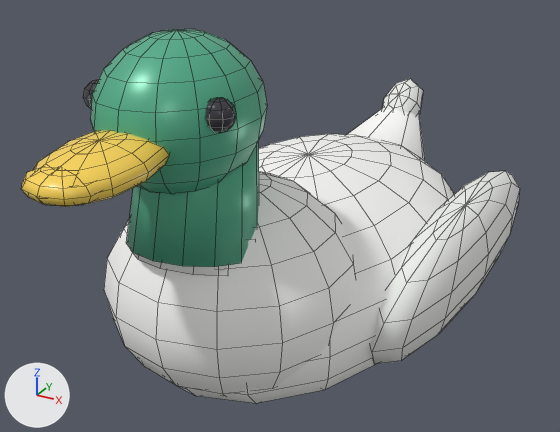
The FBX model Assets/GRIDROAM/Resources/OurWorldLife/OW_PondDuck.fbx, before and after one commit.
Rendered twice from a camera (50 mm lens) standing at (0.411, -0.82, 0.588) and looking at (-0.015, -0.045, 0.201). The axes (+X, +Y, +Z) are drawn at lower left. The lights are the same throughout. The picture after the commit comes second. Mesh edges are drawn as thin lines.

The scene before the commit, as lines of its bpy script (objects in view):
```python
me_ow_pondduck_mesh = bpy.data.meshes.new('OW_PondDuck_Mesh')
me_ow_pondduck_mesh.from_pydata(...)  # 946 vertices, 1008 faces; spans x -0.237..0.237, y -0.443..0.378, z 0.01..0.464
# faces by material slot: [344, 240, 156, 16, 156, 96]
me_ow_pondduck_mesh.materials.append(mat_ow_duckwhite)  # white #fafaf8
me_ow_pondduck_mesh.materials.append(mat_ow_duckwing)  # white #ecedea
me_ow_pondduck_mesh.materials.append(mat_ow_duckemerald)  # green #55b18e
me_ow_pondduck_mesh.materials.append(mat_ow_duckcollar)  # white #fdfdfc
me_ow_pondduck_mesh.materials.append(mat_ow_duckbill)  # yellow #fdd759
me_ow_pondduck_mesh.materials.append(mat_ow_eyedark)  # dark grey #38383f
ob_pondduck = bpy.data.objects.new('PondDuck', me_ow_pondduck_mesh)
ob_pondduck.location = (0.0, 0.0, 0.0)
```
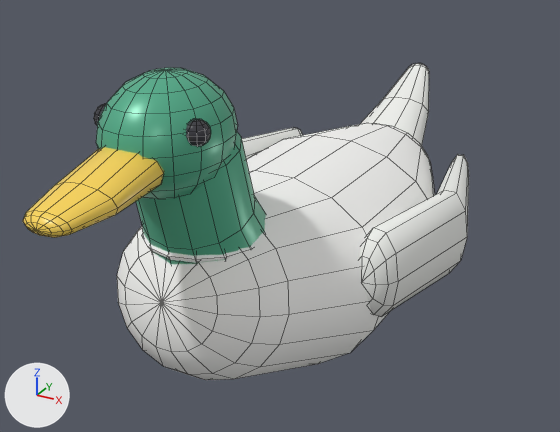
Changed parts and their boxes (x1, y1, x2, y2) in the pictures (560 x 432 px):
'PondDuck', reshaped (11% narrower, 15% shorter)
    before: (21, 29, 520, 403)
    after: (23, 63, 469, 380)
part 1 of me_ow_pondduck_mesh, added
    after: (142, 234, 237, 263)
part 2 of me_ow_pondduck_mesh, added (green)
    after: (96, 68, 238, 199)
part 3 of me_ow_pondduck_mesh, added (mostly hidden)
    after: (94, 104, 106, 125)
part 4 of me_ow_pondduck_mesh, added
    after: (186, 119, 211, 147)
part 5 of me_ow_pondduck_mesh, rebuilt
    before: (179, 134, 454, 403)
    after: (117, 123, 435, 380)
part 6 of me_ow_pondduck_mesh, rebuilt (not visible before)
    after: (242, 127, 303, 159)
part 7 of me_ow_pondduck_mesh, rebuilt (19% taller)
    before: (34, 130, 169, 206)
    after: (23, 147, 164, 238)
part 8 of me_ow_pondduck_mesh, rebuilt (27% narrower, 16% shorter)
    before: (370, 171, 520, 364)
    after: (360, 155, 469, 317)
part 9 of me_ow_pondduck_mesh, rebuilt
    before: (126, 140, 259, 267)
    after: (136, 132, 266, 264)
part 10 of me_ow_pondduck_mesh, rebuilt
    before: (347, 108, 425, 161)
    after: (360, 63, 429, 146)
part 11 of me_ow_pondduck_mesh, deleted (yellow)
    before: (21, 167, 99, 207)
part 12 of me_ow_pondduck_mesh, deleted
    before: (382, 78, 423, 115)
part 13 of me_ow_pondduck_mesh, deleted
    before: (83, 80, 98, 109)
part 14 of me_ow_pondduck_mesh, deleted
    before: (205, 98, 236, 133)
part 15 of me_ow_pondduck_mesh, deleted
    before: (133, 239, 255, 276)
part 16 of me_ow_pondduck_mesh, deleted
    before: (90, 29, 355, 396)

The change, as a diff of the scene's bpy script:
```diff
--- a/Assets/GRIDROAM/Resources/OurWorldLife/OW_PondDuck.fbx.py
+++ b/Assets/GRIDROAM/Resources/OurWorldLife/OW_PondDuck.fbx.py
@@ me_ow_pondduck_mesh @@
-me_ow_pondduck_mesh.from_pydata(...)  # 946 vertices, 1008 faces; spans x -0.237..0.237, y -0.443..0.378, z 0.01..0.464
+me_ow_pondduck_mesh.from_pydata(...)  # 938 vertices, 1042 faces; spans x -0.198..0.198, y -0.448..0.411, z 0.038..0.433
+# me_ow_pondduck_mesh part 1: a new loose piece, a UV sphere (14 segments, 8 rings, poles along z) spanning x -0.062..0.062, y -0.294..-0.162, z 0.24..0.276, in mat_ow_duckcollar (white #fdfdfc)
+# me_ow_pondduck_mesh part 2: a new loose piece, a UV sphere (16 segments, 10 rings, poles along z) spanning x -0.058..0.058, y -0.352..-0.208, z 0.317..0.433, in mat_ow_duckemerald (green #55b18e)
+# me_ow_pondduck_mesh part 3: a new loose piece, a UV sphere (10 segments, 8 rings, poles along z) spanning x -0.059..-0.037, y -0.318..-0.292, z 0.378..0.402, in mat_ow_eyedark (dark grey #38383f)
+# me_ow_pondduck_mesh part 4: a new loose piece, a UV sphere (10 segments, 8 rings, poles along z) spanning x 0.037..0.059, y -0.318..-0.292, z 0.378..0.402, in mat_ow_eyedark (dark grey #38383f)
+# me_ow_pondduck_mesh part 5: the loose piece of 178 vertices spanning x -0.19..0.19, y -0.3..0.3, z 0.01..0.27 is rebuilt with 146 vertices and now spans x -0.152..0.152, y -0.309..0.298, z 0.038..0.285
+# me_ow_pondduck_mesh part 6: the loose piece of 86 vertices spanning x -0.237..-0.133, y -0.166..0.206, z 0.072..0.248 is rebuilt with 72 vertices and now spans x -0.198..-0.111, y -0.129..0.236, z 0.13..0.24
+# me_ow_pondduck_mesh part 7: the loose piece of 86 vertices spanning x -0.046..0.046, y -0.442..-0.298, z 0.355..0.395 is rebuilt with 86 vertices and now spans x -0.036..0.036, y -0.448..-0.317, z 0.337..0.384
+# me_ow_pondduck_mesh part 8: the loose piece of 86 vertices spanning x 0.133..0.237, y -0.166..0.206, z 0.072..0.248 is rebuilt with 72 vertices and now spans x 0.111..0.198, y -0.129..0.236, z 0.13..0.24
+# me_ow_pondduck_mesh part 9: the loose piece of 28 vertices spanning x -0.064..0.064, y -0.315..-0.174, z 0.239..0.379 is rebuilt with 100 vertices and now spans x -0.072..0.072, y -0.312..-0.144, z 0.161..0.394
+# me_ow_pondduck_mesh part 10: the loose piece of 20 vertices spanning x -0.081..0.081, y 0.186..0.375, z 0.095..0.267 is rebuilt with 72 vertices and now spans x -0.068..0.068, y 0.182..0.411, z 0.147..0.306, in mat_ow_duckwing (white #ecedea)
+# me_ow_pondduck_mesh part 11: the loose piece of 52 vertices spanning x -0.034..0.034, y -0.443..-0.387, z 0.358..0.386 is deleted
+# me_ow_pondduck_mesh part 12: the loose piece of 42 vertices spanning x -0.032..0.032, y 0.282..0.378, z 0.21..0.29 is deleted
+# me_ow_pondduck_mesh part 13: the loose piece of 42 vertices spanning x -0.079..-0.049, y -0.31..-0.28, z 0.39..0.42 is deleted
+# me_ow_pondduck_mesh part 14: the loose piece of 42 vertices spanning x 0.049..0.079, y -0.31..-0.28, z 0.39..0.42 is deleted
+# me_ow_pondduck_mesh part 15: the loose piece of 28 vertices spanning x -0.072..0.072, y -0.306..-0.16, z 0.219..0.28 is deleted
+# me_ow_pondduck_mesh part 16
+# 256 vertices are removed from x -0.136..0.136, y -0.35..-0.04, z 0.06..0.464
+# 280 faces are deleted
 me_ow_pondduck_mesh.materials.append(mat_ow_duckwhite)
```
